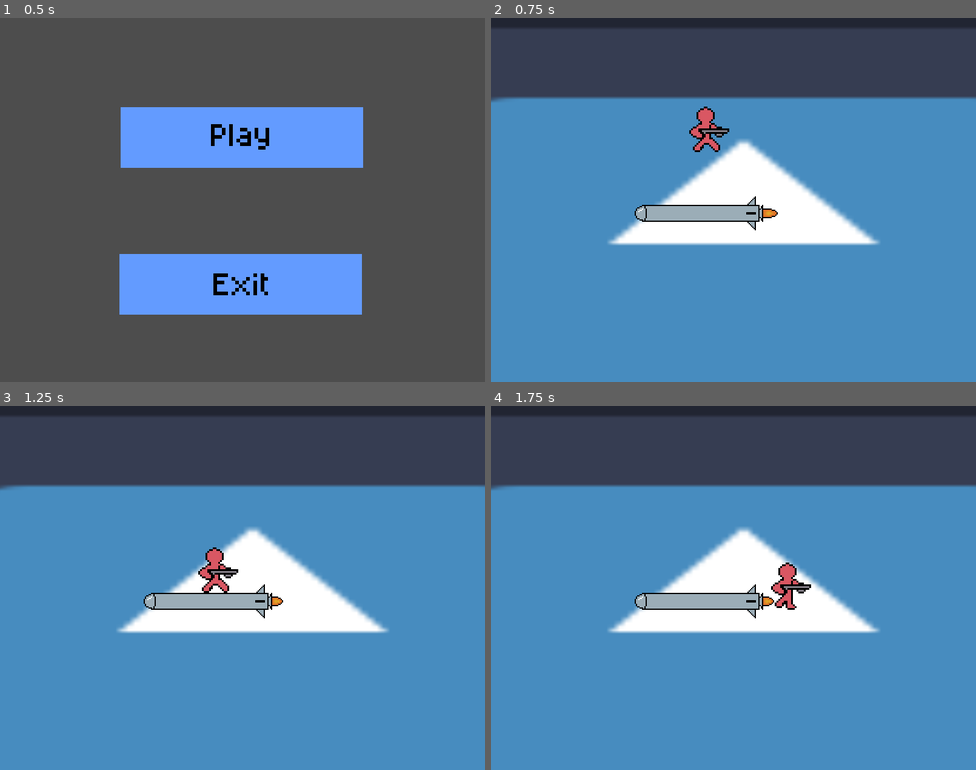
Above: before the commit, frames 1-4 (two rows, left to right).
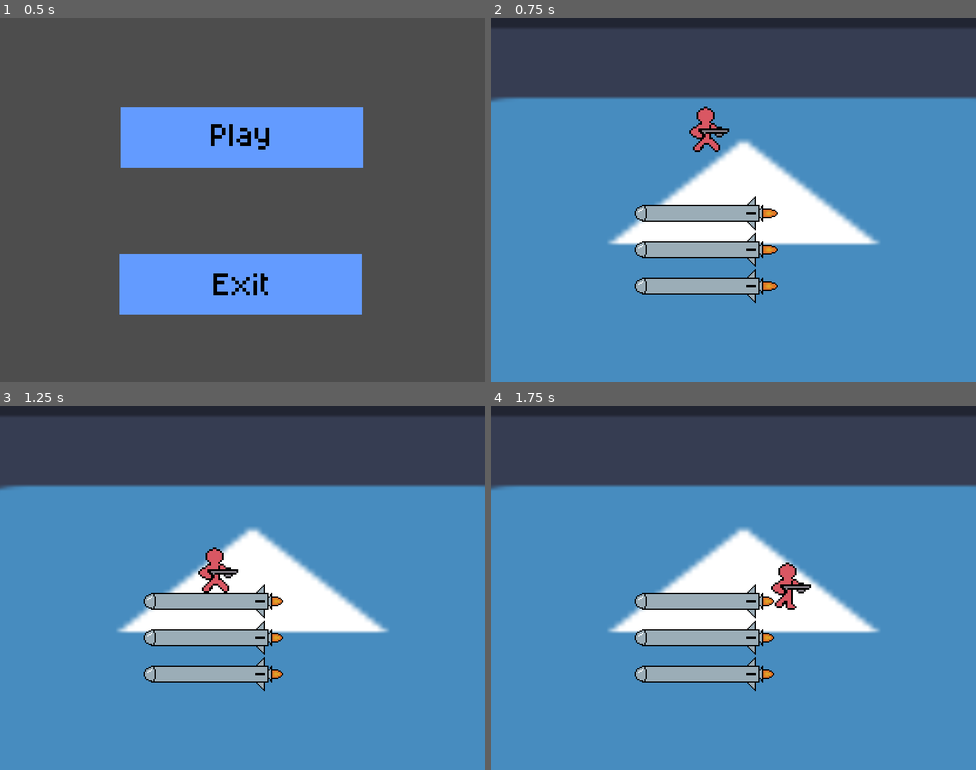
Above: after the commit, the same moments.

Repository: terminator0521/air-jumper
Game: Godot game, scene res://scenes/start_menu.tscn
Same seed, same stepped clock (60 frames per second), same inputs: the game is played once before the commit and once after it. The engine's default icon, where the game draws it, is replaced by a stand-in: a white triangle on a blue panel in a dark square.
Inputs (mouse positions are in pixels of both pictures, inside the frame that each line leads up to):
- Up to frame 1 (0.5 s): no input
- Up to frame 2 (0.75 s): click (733, 138) at 0.5 s
- Up to frame 3 (1.25 s): no input
- Up to frame 4 (1.75 s): hold Right from 1.28 s (still down)

Frame 1 is identical in both runs. In frame 2, 2.6% of the frame differs, in the area x 29-60%, y 59-79%; in frame 3, 2.6%; in frame 4, 2.6%.

Commit message:
remove print statements

Diff:
--- a/scripts/player.gd
+++ b/scripts/player.gd
@@ -51,8 +51,6 @@
 
 func _on_area_2d_area_entered(area: Area2D) -> void:
 	if area.is_in_group("Platform"):
-		print($Area2D.global_position.y + _get_extents($Area2D).y)
-		print(area.global_position.y - _get_extents(area).y)
 		if $Area2D.global_position.y + _get_extents($Area2D).y - 4 < area.global_position.y - _get_extents(area).y:
 			is_grounded = true
 			pass
--- a/scripts/rocket_manager.gd
+++ b/scripts/rocket_manager.gd
@@ -5,7 +5,7 @@
 # Called when the node enters the scene tree for the first time.
 func _ready() -> void:
 
-	for i in range(1):
+	for i in range(3):
 		# 1. Spawn template
 		var rocket_instance = _ROCKET_SCENE.instantiate()
 
